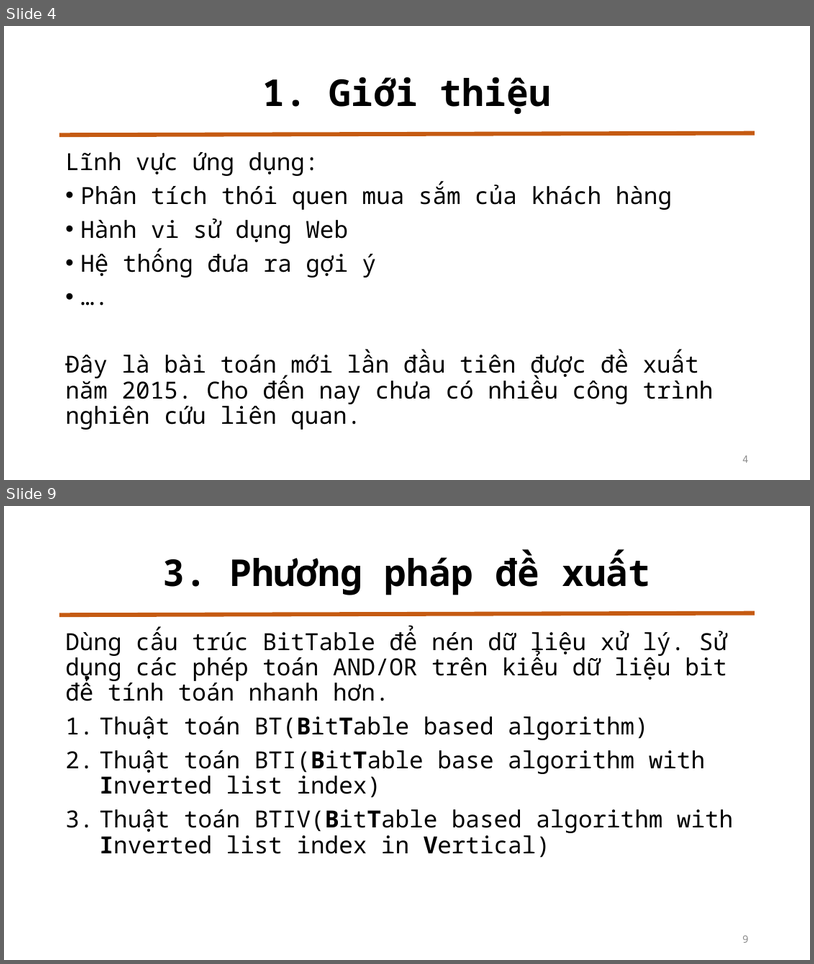
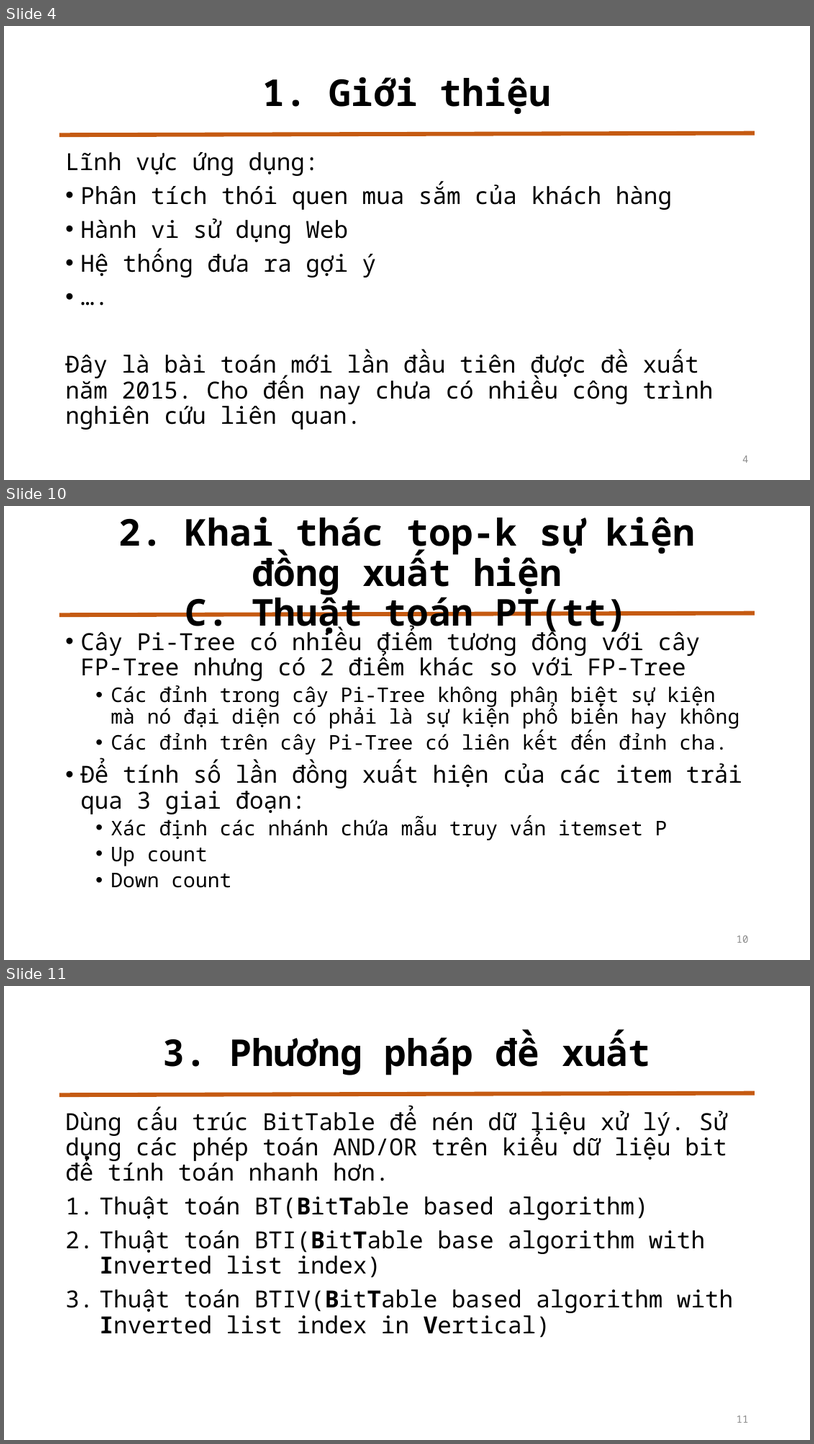
Before and after one commit to duychinhnguyenvn/Mining-Top-K-Co-Occurrence-Items, a slide deck: Slide Bao Cao.pptx. Shown one above the other, each under a label of ours: slides 4 and 9 before the commit, slides 4, 10 and 11 after it; the slides between them are not shown. The pictures are 814x964 and 814x1444 pixels, drawn with LibreOffice and Linux fonts; fonts in the diff are those of the drawing. Boxes give left, top, right and bottom in pixels: in the first picture for what was removed or moved away, otherwise in the second. Text is boxed around its words. In the diff, an @@ line names an element or a change of style, - is before the commit and + after.

```diff
--- a/Slide Bao Cao.pptx
+++ b/Slide Bao Cao.pptx
@@ slide 10 added at box(4, 506, 810, 960), background #FFFFFF; not listed: 1 template element that a slide beside it also shows @@
@@ title added at box(118, 517, 695, 636), 44 pt, text #000000, bold @@
+2. Khai thác top-k sự kiện đồng xuất hiện
+C. Thuật toán PT(tt)
@@ text added at box(80, 628, 743, 888), 24 pt, text #000000 @@
+• Cây Pi-Tree có nhiều điểm tương đồng với cây FP-Tree nhưng có 2 điểm khác so với FP-Tree
+  • Các đỉnh trong cây Pi-Tree không phân biệt sự kiện mà nó đại diện có phải là sự kiện phổ biến hay không
+  • Các đỉnh trên cây Pi-Tree có liên kết đến đỉnh cha.
+• Để tính số lần đồng xuất hiện của các item trải qua 3 giai đoạn:
+  • Xác định các nhánh chứa mẫu truy vấn itemset P
+  • Up count
+  • Down count
@@ page number added at box(737, 935, 749, 942), 12 pt, text #8C8C8C @@
+10
@@ what was slide 9 is now slide 11 @@
@@ page number at box(737, 1415, 749, 1422): text changed @@
-9
+11
```
Also in this commit, not shown: 10 slides changed, 12 other slides added.
